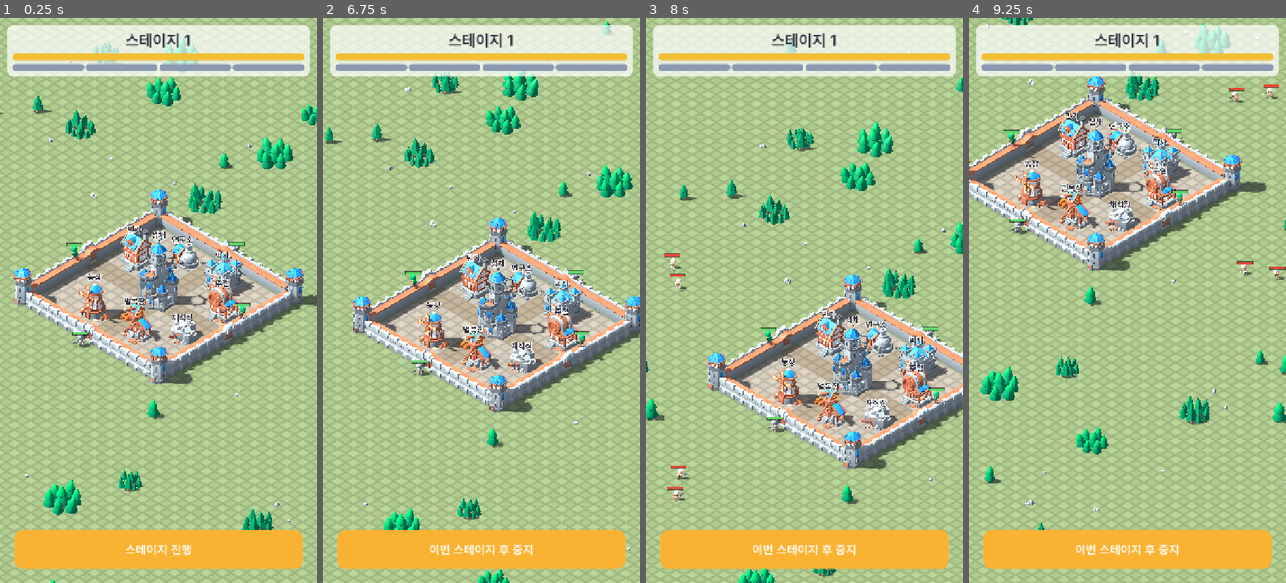
Above: before the commit, frames 1-4 (left to right).
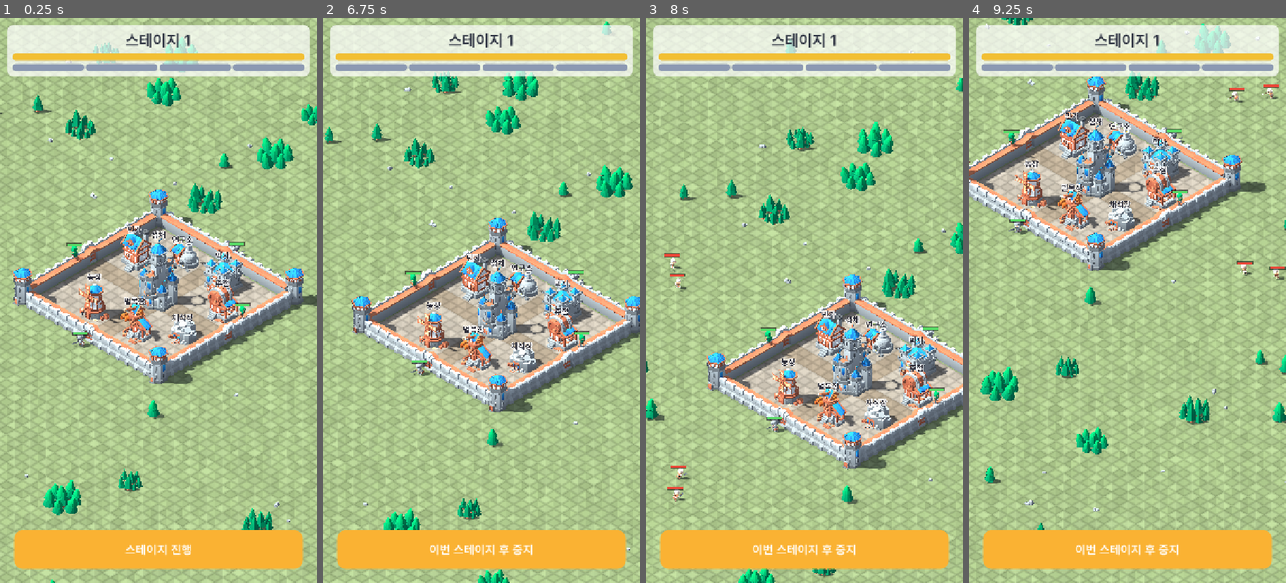
Above: after the commit, the same moments.

Repository: ILSEONG/CastleRPG
Game: Godot game, scene res://scenes/main.tscn
Same seed, same stepped clock (60 frames per second), same inputs: the game is played once before the commit and once after it.
Inputs (mouse positions are in pixels of both pictures, inside the frame that each line leads up to):
- Up to frame 1 (0.25 s): no input
- Up to frame 2 (6.75 s): click "스테이지 진행" at 0.5 s; click "이번 스테이지 후 중지" at 1.25 s; click "중지 예약됨 (취소)" at 2 s; click "이번 스테이지 후 중지" at 2.75 s; click "중지 예약됨 (취소)" at 3.5 s; click "이번 스테이지 후 중지" at 4.25 s; click "중지 예약됨 (취소)" at 5 s; tap Enter at 5.75 s; move the mouse to (551, 272) at 5.77 s; click (551, 272) at 5.92 s; tap Space at 6.5 s; drag from (418, 328) to (465, 413) at 6.52 s
- Up to frame 3 (8 s): move the mouse to (836, 176) at 7.27 s; click (836, 176) at 7.42 s
- Up to frame 4 (9.25 s): drag from (1111, 413) to (1032, 215) at 8.02 s; move the mouse to (1222, 385) at 8.77 s; click (1222, 385) at 8.92 s

The runs differ from the first frame. In frame 1, 1.1% of the frame differs, in the area x 4-100%, y 4-100%; in frame 2, 1.1%, in the area x 8-99%, y 0-100%; in frame 3, 1.0%; in frame 4, 0.9%.

Commit message:
feat: low-poly look (faceted shading, triangle tiles, mountain border)
Co-Authored-By: Claude Opus 5.5 <noreply@anthropic.com>

Diff:
--- a/scripts/art.gd
+++ b/scripts/art.gd
@@ -21,6 +21,13 @@
 const NATURE_MIN_GAP := 5.0
 const NATURE_CASTLE_MARGIN := 6.0  # 성벽 바깥면에서 이 거리 안에는 자연물 없음
 const LANE_HALF_WIDTH := 9.0       # 괴물 진입로(두 축) 양옆 이 거리 안에는 자연물 없음
+const LOWPOLY_SHADER := preload("res://shaders/lowpoly.gdshader")
+const BORDER_INNER := 12.0        # 플레이 영역 가장자리(MAP_HALF)에서 테두리 띠 안쪽까지
+const BORDER_OUTER := 40.0        # 테두리 띠 바깥쪽까지
+const BORDER_SPACING := 22.0      # 테두리 산 간격(m)
+const BORDER_SCALE_MIN := 10.0
+const BORDER_SCALE_MAX := 14.0
+const BORDER_SEED := 11
 
 const CHAR_DIR := "res://assets/models/characters/"
 const PROP_DIR := "res://assets/models/props/"
@@ -75,6 +82,12 @@
 	HEX_DIR + "tree_single_A.gltf", HEX_DIR + "tree_single_B.gltf",
 	HEX_DIR + "rock_single_A.gltf", HEX_DIR + "rock_single_C.gltf", HEX_DIR + "rock_single_E.gltf",
 ]
+const BORDER_MODELS := [
+	HEX_DIR + "mountain_A_grass_trees.gltf", HEX_DIR + "mountain_B_grass.gltf", HEX_DIR + "mountain_C_grass_trees.gltf",
+	HEX_DIR + "hills_A_trees.gltf", HEX_DIR + "hills_B_trees.gltf", HEX_DIR + "hills_C_trees.gltf",
+]
+
+static var _lowpoly_cache := {}  # 원본 재질 -> 로우폴리 재질 (같은 원본은 하나를 공유)
 
 
 static func mesh(m: Mesh, color: Color) -> MeshInstance3D:
@@ -87,8 +100,40 @@
 	return mi
 
 
+## 원본 재질의 알베도(텍스처·색)를 쓰는 로우폴리 재질. 발광·투명 재질(해골 눈 등)은 원본 그대로.
+static func lowpoly_material(src: Material) -> Material:
+	var base := src as BaseMaterial3D
+	if base == null or base.emission_enabled or base.transparency != BaseMaterial3D.TRANSPARENCY_DISABLED:
+		return src
+	if _lowpoly_cache.has(src):
+		return _lowpoly_cache[src]
+	var m := ShaderMaterial.new()
+	m.shader = LOWPOLY_SHADER
+	m.set_shader_parameter("albedo_color", base.albedo_color)
+	m.set_shader_parameter("use_texture", base.albedo_texture != null)
+	if base.albedo_texture != null:
+		m.set_shader_parameter("albedo_tex", base.albedo_texture)
+	_lowpoly_cache[src] = m
+	return m
+
+
+## 모델의 모든 표면 재질을 로우폴리 재질로 바꾼다.
+static func apply_lowpoly(root: Node) -> void:
+	for node in root.find_children("*", "MeshInstance3D", true, false):
+		var mi := node as MeshInstance3D
+		if mi.mesh == null:
+			continue
+		for i in mi.mesh.get_surface_count():
+			var src := mi.get_active_material(i)
+			if src != null:
+				mi.set_surface_override_material(i, lowpoly_material(src))
+
+
+## 모든 모델은 여기서 만든다 — 로우폴리 변환이 한 곳에서 적용된다.
 static func instance(path: String) -> Node3D:
-	return (load(path) as PackedScene).instantiate()
+	var n := (load(path) as PackedScene).instantiate() as Node3D
+	apply_lowpoly(n)
+	return n
 
 
 ## node의 root 기준 변환 (root 자신의 변환 제외). 트리에 없어도 된다.
--- a/scripts/buildings.gd
+++ b/scripts/buildings.gd
@@ -4,6 +4,7 @@
 
 const Balance := preload("res://scripts/balance.gd")
 const Art := preload("res://scripts/art.gd")
+const Formation := preload("res://scripts/formation.gd")
 const FONT := preload("res://assets/fonts/Pretendard-SemiBold.otf")
 
 var half: float = 16.0  # 성 내부 절반 크기. main이 add_child 전에 castle.half로 설정
@@ -13,6 +14,7 @@
 	for b in Balance.BUILDINGS:
 		_place_building(b)
 	_scatter_nature()
+	_ring_mountains()
 
 
 func _place_building(b: Dictionary) -> void:
@@ -74,6 +76,30 @@
 		_add_multimesh(path, by_model[path])
 
 
+## 플레이 영역 바깥 띠에 로우폴리 산·언덕을 한 바퀴 두른다(유닛은 들어가지 않는다). 시드 고정, 모델별 MultiMesh.
+func _ring_mountains() -> void:
+	var rng := RandomNumberGenerator.new()
+	rng.seed = Art.BORDER_SEED
+	var inner := Balance.MAP_HALF + Art.BORDER_INNER
+	var outer := Balance.MAP_HALF + Art.BORDER_OUTER
+	var steps := ceili(2.0 * outer / Art.BORDER_SPACING)
+	var by_model := {}
+	for side in 4:
+		var dir: Vector3 = Formation.SIDE_DIR[side]
+		var perp := Formation.perp(side)
+		for i in steps + 1:
+			var along := -outer + i * Art.BORDER_SPACING + rng.randf_range(-4.0, 4.0)
+			var pos := dir * rng.randf_range(inner, outer) + perp * along
+			var path: String = Art.BORDER_MODELS[rng.randi_range(0, Art.BORDER_MODELS.size() - 1)]
+			var s := rng.randf_range(Art.BORDER_SCALE_MIN, Art.BORDER_SCALE_MAX)
+			var basis := Basis(Vector3.UP, rng.randf_range(0.0, TAU)).scaled(Vector3.ONE * s)
+			if not by_model.has(path):
+				by_model[path] = []
+			by_model[path].append(Transform3D(basis, pos))
+	for path in by_model:
+		_add_multimesh(path, by_model[path])
+
+
 func _add_multimesh(path: String, placements: Array) -> void:
 	var model := Art.instance(path)
 	for node in model.find_children("*", "MeshInstance3D", true, false):
@@ -81,7 +107,10 @@
 		var local := Art.relative_transform(mi, model)
 		var mm := MultiMesh.new()
 		mm.transform_format = MultiMesh.TRANSFORM_3D
-		mm.mesh = mi.mesh
+		var mesh := mi.mesh.duplicate() as Mesh
+		for s in mesh.get_surface_count():
+			mesh.surface_set_material(s, mi.get_active_material(s))
+		mm.mesh = mesh
 		mm.instance_count = placements.size()
 		for i in placements.size():
 			mm.set_instance_transform(i, placements[i] * local)
--- a/scripts/main.gd
+++ b/scripts/main.gd
@@ -3,6 +3,7 @@
 ## 개발용 auto-stage: 네이티브는 유저 인자 `-- --auto-stage`, 웹은 URL에 `?auto-stage` → 시작 즉시 스테이지 진행.
 
 const Balance := preload("res://scripts/balance.gd")
+const Art := preload("res://scripts/art.gd")
 const CastleScript := preload("res://scripts/castle.gd")
 const BuildingsScript := preload("res://scripts/buildings.gd")
 const CameraRigScript := preload("res://scripts/camera_rig.gd")
@@ -73,7 +74,7 @@
 
 func _build_ground(interior_half: float) -> void:
 	var plane := PlaneMesh.new()
-	plane.size = Vector2(Balance.MAP_HALF * 2.0, Balance.MAP_HALF * 2.0)
+	plane.size = Vector2.ONE * (Balance.MAP_HALF + Art.BORDER_OUTER + 15.0) * 2.0
 	var mat := ShaderMaterial.new()
 	mat.shader = GroundShader
 	mat.set_shader_parameter("tile_size", Balance.TILE)
--- a/shaders/ground_grid.gdshader
+++ b/shaders/ground_grid.gdshader
@@ -12,6 +12,7 @@
 uniform vec4 road : source_color = vec4(0.471, 0.438, 0.384, 1.0);
 uniform vec4 line_color : source_color = vec4(0.0, 0.0, 0.0, 0.12);
 uniform float line_width = 0.03;
+uniform float facet_variation = 0.07;  // 타일을 대각선으로 나눈 두 삼각형의 명암 차이 폭
 
 varying vec3 world_pos;
 
@@ -29,6 +30,11 @@
 	} else {
 		base = mix(grass_a.rgb, grass_b.rgb, checker);
 	}
+	// 로우폴리: 타일마다 대각선으로 나눈 두 삼각형에 서로 다른 명암
+	vec2 cell = floor(p);
+	float upper = step(fract(p).x, fract(p).y);
+	float h = fract(sin(dot(cell + upper * vec2(0.37, 0.71), vec2(12.9898, 78.233))) * 43758.5453);
+	base *= 1.0 + facet_variation * (h * 2.0 - 1.0);
 	vec2 to_line = 0.5 - abs(fract(p) - 0.5);  // 격자선에서 0
 	vec2 aa = fwidth(p);
 	vec2 on_line = 1.0 - smoothstep(vec2(line_width), vec2(line_width) + aa, to_line);
--- /dev/null
+++ b/shaders/lowpoly.gdshader
@@ -0,0 +1,22 @@
+shader_type spatial;
+
+// 로우폴리 스타일: 원본 알베도(텍스처·색)는 그대로 쓰고, 법선은 화면 미분으로 면마다 하나 → 각진 면 음영.
+// 앞면은 항상 카메라를 향하므로(뒷면 컬링) 법선을 카메라 쪽으로 맞춘다 — 화면 y축 방향 규약과 무관.
+uniform sampler2D albedo_tex : source_color, filter_linear_mipmap, repeat_enable;
+uniform vec4 albedo_color : source_color = vec4(1.0);
+uniform bool use_texture = true;
+
+void fragment() {
+	vec4 c = albedo_color;
+	if (use_texture) {
+		c *= texture(albedo_tex, UV);
+	}
+	ALBEDO = c.rgb;
+	vec3 n = normalize(cross(dFdx(VERTEX), dFdy(VERTEX)));
+	if (dot(n, -VERTEX) < 0.0) {
+		n = -n;
+	}
+	NORMAL = n;
+	ROUGHNESS = 0.9;
+	SPECULAR = 0.2;
+}
--- a/tests/run_tests.gd
+++ b/tests/run_tests.gd
@@ -37,6 +37,7 @@
 	test_formation_claims()
 	test_formation_positions()
 	test_art_assets()
+	test_lowpoly_conversion()
 	test_route()
 	if _errors.count > 0:
 		printerr("SCRIPT ERRORS %d" % _errors.count)
@@ -345,7 +346,7 @@
 		root.free()
 	for b in Balance.BUILDINGS:
 		check(Art.BUILDING_MODELS.has(b.id) and ResourceLoader.exists(Art.BUILDING_MODELS[b.id]), "building %s has a model" % b.id)
-	for path in [Art.WALL_MODEL, Art.GATE_MODEL, Art.TOWER_MODEL, Art.ARROW_MODEL] + Art.NATURE_MODELS:
+	for path in [Art.WALL_MODEL, Art.GATE_MODEL, Art.TOWER_MODEL, Art.ARROW_MODEL] + Art.NATURE_MODELS + Art.BORDER_MODELS:
 		check(ResourceLoader.exists(path), "model exists: %s" % path)
 	var gate: Node = (load(Art.GATE_MODEL) as PackedScene).instantiate()
 	for door in Art.GATE_DOORS:
@@ -364,6 +365,29 @@
 		var bb := Art.model_aabb(bm)
 		check(bb.size.x > 0.0 and bb.size.z > 0.0, "building %s model has non-zero x/z size: %s" % [id, bb.size])
 		bm.free()
+
+
+func test_lowpoly_conversion() -> void:
+	for path in [Art.HERO_MODELS.warrior.scene, Art.MONSTER_MODELS.grunt.scene, Art.WALL_MODEL, Art.BUILDING_MODELS.keep]:
+		var root: Node = Art.instance(path)
+		var surfaces := 0
+		for node in root.find_children("*", "MeshInstance3D", true, false):
+			var mi := node as MeshInstance3D
+			for i in mi.mesh.get_surface_count():
+				surfaces += 1
+				var mat := mi.get_active_material(i)
+				var ok := (mat is ShaderMaterial and (mat as ShaderMaterial).shader == Art.LOWPOLY_SHADER) \
+					or (mat is BaseMaterial3D and ((mat as BaseMaterial3D).emission_enabled or (mat as BaseMaterial3D).transparency != BaseMaterial3D.TRANSPARENCY_DISABLED))
+				check(ok, "%s surface %s/%d is low-poly (or an emissive/transparent exception)" % [path, mi.name, i])
+		check(surfaces > 0, "%s has surfaces" % path)
+		root.free()
+	var a: Node = Art.instance(Art.WALL_MODEL)
+	var b: Node = Art.instance(Art.WALL_MODEL)
+	var ma: Material = (a.find_children("*", "MeshInstance3D", true, false)[0] as MeshInstance3D).get_active_material(0)
+	var mb: Material = (b.find_children("*", "MeshInstance3D", true, false)[0] as MeshInstance3D).get_active_material(0)
+	check(ma == mb, "same source material shares one low-poly material")
+	a.free()
+	b.free()
 
 
 func test_route() -> void:
Binary file added: assets/models/hex/hills_A_trees.bin
Not shown, added: assets/models/hex/hills_A_trees.gltf
Not shown, added: assets/models/hex/hills_A_trees.gltf.import
Binary file added: assets/models/hex/hills_B_trees.bin
Not shown, added: assets/models/hex/hills_B_trees.gltf
Not shown, added: assets/models/hex/hills_B_trees.gltf.import
Binary file added: assets/models/hex/hills_C_trees.bin
Not shown, added: assets/models/hex/hills_C_trees.gltf
Not shown, added: assets/models/hex/hills_C_trees.gltf.import
Binary file added: assets/models/hex/mountain_A_grass_trees.bin
Not shown, added: assets/models/hex/mountain_A_grass_trees.gltf
Not shown, added: assets/models/hex/mountain_A_grass_trees.gltf.import
(and 8 more such lines)
